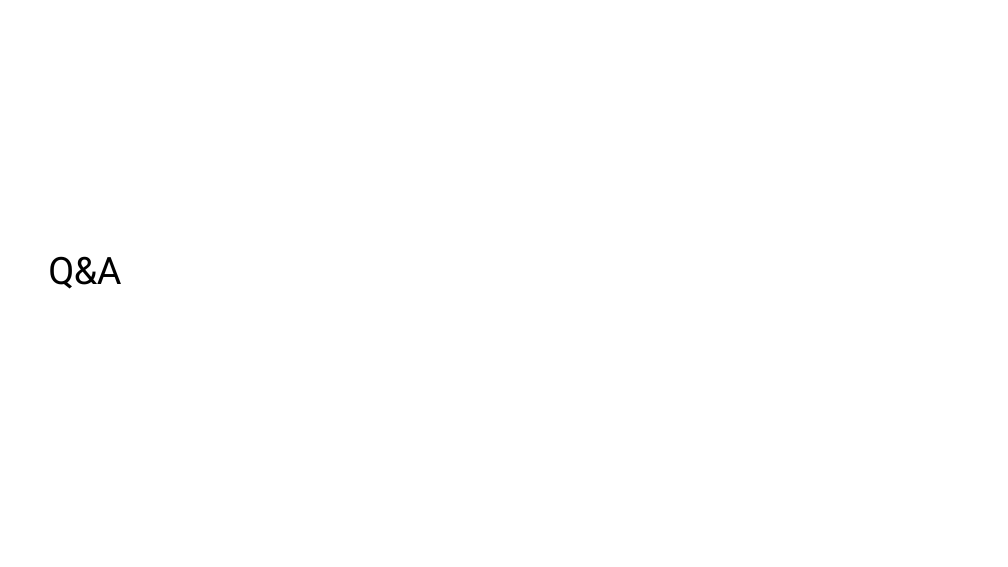
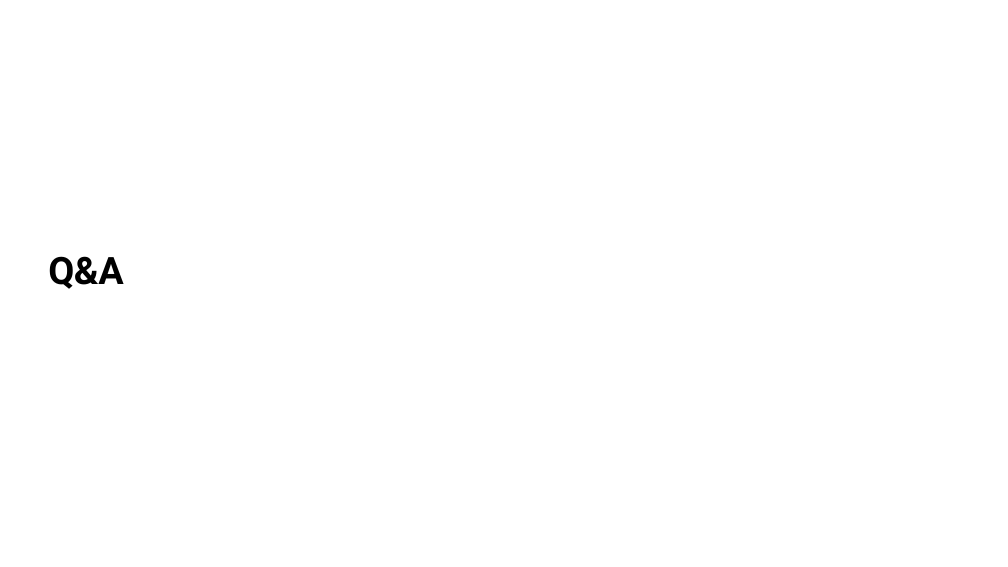
Before and after one commit to jainal09/azure-ai-vision-workshop, a slide deck: slide 11 of Azure_AI_Vision_Workshop.pptx. Drawn at 1008x567 pixels with LibreOffice and Linux fonts; fonts in the diff are those of the drawing; background and template pictures are left out. Boxes give left, top, right and bottom in pixels: in the first picture for what was removed or moved away, otherwise in the second. Text is boxed around its words. In the diff, an @@ line names an element or a change of style, - is before the commit and + after.

```diff
--- a/Azure_AI_Vision_Workshop.pptx
+++ b/Azure_AI_Vision_Workshop.pptx
@@ title "Q&A" at (x1=48, y1=256, x2=123, y2=289): bold on @@
```
Also in this commit, not shown: 10 other slides changed, 2 other files.
